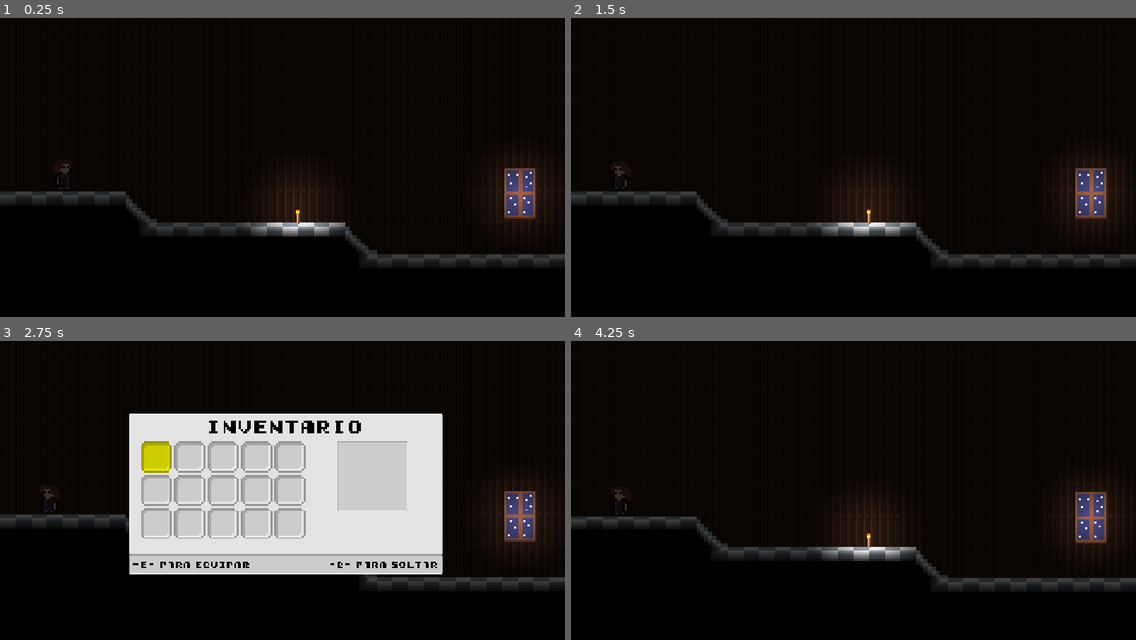
Above: before the commit, frames 1-4 (two rows, left to right).
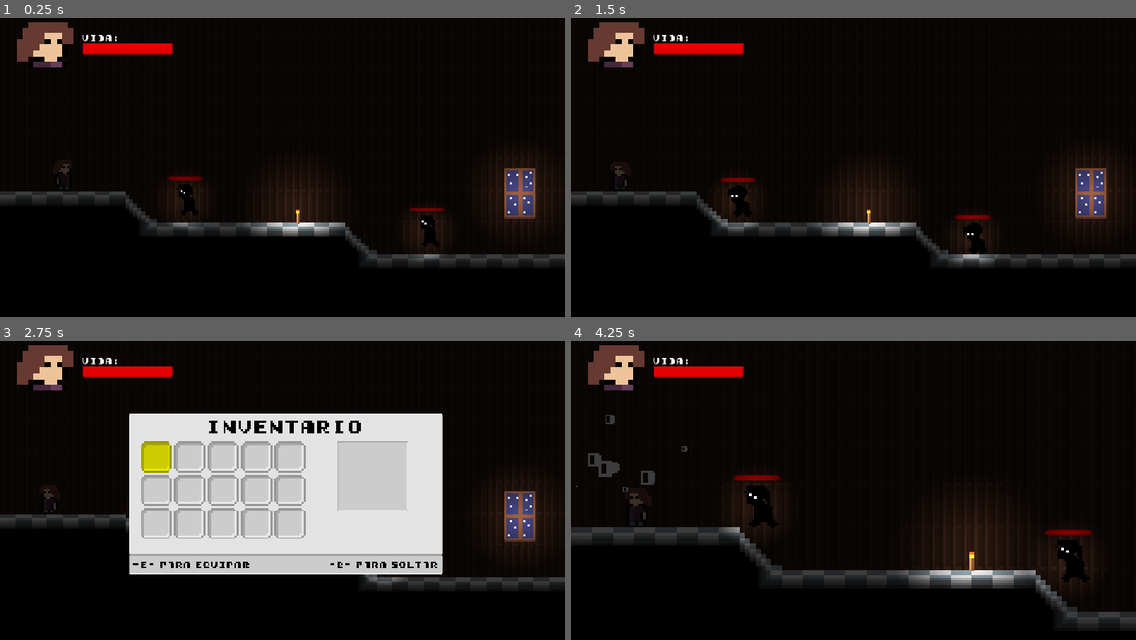
Above: after the commit, the same moments.

Repository: guihPprt/PESSAM-godot-
Game: Godot game, scene res://Worlds/test_world.tscn
The game is run twice, just before and just after one commit, with the same random seed, the same clock (stepped at 60 frames per second) and the same inputs.
Inputs:
- Up to frame 1 (0.25 s): no input
- Up to frame 2 (1.5 s): hold Right (ui_right) from 0.53 s (still down); tap D (a) at 0.6 s; tap Space (jump) at 0.77, 1.07 s; tap A (d) at 0.8, 1.35 s
- Up to frame 3 (2.75 s): tap Space (jump) at 1.52, 1.82 s; tap E (e) at 1.55, 2.1 s; release Right (ui_right) at 2.03 s; hold Left (ui_left) from 2.03 s (still down); tap I (inv) at 2.3 s
- Up to frame 4 (4.25 s): release Left (ui_left) at 2.78 s; hold Right (ui_right) from 2.78 s (still down); tap I (inv) at 2.85 s; tap Space (jump) at 3.02, 3.32, 3.77, 4.07 s; tap Q (q) at 3.05, 3.6 s; hold Shift (atk, bound only after the commit) from 3.53 s (still down); tap F11 (fs) at 4.15 s

The runs differ from the first frame. In frame 1, 2.4% of the frame differs, in the area x 3-79%, y 1-81%; in frame 2, 2.6%; in frame 3, 1.9%; in frame 4, 14%, in the area x 0-100%, y 1-96%.

Commit message:
v0.2

Diff:
--- a/Dialog/dialog_screen.gd
+++ b/Dialog/dialog_screen.gd
@@ -23,10 +23,10 @@
 
 func _process(delta: float) -> void:
 	if Input.is_action_pressed("jump") && _dialog.visible_ratio < 1:
-		_step = 0.01
+		_step = 0.001
 		return
 
-	_step = 0.05
+	_step = 0.02
 	if Input.is_action_just_pressed("jump"):
 		_id += 1
 		if _id == data.size():
--- a/Dialog/dialog_screen.tscn
+++ b/Dialog/dialog_screen.tscn
@@ -82,6 +82,9 @@
 texture = ExtResource("3_fghlt")
 expand_mode = 1
 
+[node name="HSeparator" type="HSeparator" parent="Background/HContainer"]
+layout_mode = 2
+
 [node name="VContainer" type="VBoxContainer" parent="Background/HContainer"]
 layout_mode = 2
 size_flags_horizontal = 3
@@ -99,4 +102,4 @@
 theme_override_colors/default_color = Color(0, 0, 0, 1)
 theme_override_colors/font_shadow_color = Color(1, 1, 1, 0.5294118)
 theme_override_fonts/normal_font = ExtResource("4_ilfcd")
-text = "asdas"
+bbcode_enabled = true
--- a/Inventory/inv_ui.gd
+++ b/Inventory/inv_ui.gd
@@ -8,6 +8,8 @@
 @onready var Slots: Array = $NinePatchRect/GridContainer.get_children()
 @onready var columns: int = $NinePatchRect/GridContainer.columns
 @onready var selected_display := $NinePatchRect/NinePatchRect2/Sprite2D
+
+@onready var inst = $NinePatchRect/NinePatchRect/Label2
 
 var selected_index := 0
 
@@ -63,7 +65,13 @@
 	Slots[selected_index].modulate = Color(1, 1, 0)
 
 func _process(delta: float) -> void:
-	if Input.is_action_just_pressed("inv"):
+
+	if Global.gamepad:
+		inst.text = "-X- Para Equipar                    -B- para soltar"
+	else:
+		inst.text = "-E- Para Equipar                    -Q- para soltar"
+
+	if Input.is_action_just_pressed("inv") && !Global.paused:
 		if is_open:
 			close()
 		else:
--- /dev/null
+++ b/Prefabs/Enimy/enimy.gd
@@ -0,0 +1,75 @@
+extends CharacterBody2D
+
+var body: Node2D = null
+
+var direction = Vector2(-10,0)
+@onready var lifebar = $LifeBar
+var damage_timer = null
+var damage = 10
+var life = 10
+func _ready() -> void:
+	# Inicia o timer de dano ao entrar na cena
+
+	damage_timer = Timer.new()
+	damage_timer.wait_time = 2.0
+	damage_timer.one_shot = false
+	damage_timer.autostart = true
+	damage_timer.timeout.connect(_on_damage_timer_timeout)
+	add_child(damage_timer)
+
+
+
+func _on_damage_timer_timeout() -> void:
+	take_damage()
+
+func on_killed(id):
+	if (id == self):
+		life-=5
+		velocity.x += 500
+		velocity.y -= 500
+		move_and_slide()
+		if life <= 0:
+			$AnimatedSprite2D.visible = false
+			lifebar.visible = false
+			$CPUParticles2D.emitting = true
+			await get_tree().create_timer(.5).timeout
+			queue_free()
+
+func take_damage() -> void:
+	if body != null and body.name == "Player":
+		Global.player["Life"] -= damage
+		# Você pode adicionar animação ou tempo de vida ao texto antes de removê-lo
+		var remove_timer = Timer.new()
+		remove_timer.wait_time = .01
+		remove_timer.one_shot = true
+		remove_timer.autostart = true
+		add_child(remove_timer)
+
+		# Conecta o timeout do timer à função que remove o texto
+		remove_timer.timeout.connect(func():
+			Global.player["AfterLife"] = Global.player["Life"]
+		)
+
+func _process(delta: float) -> void:
+	$AnimatedSprite2D.play("walking")
+	lifebar.value = life
+
+
+
+	velocity = direction
+	if not is_on_floor():
+			velocity += get_gravity() * delta
+	if (position.x < get_tree().current_scene.get_node("Player").position.x):
+		velocity.x = 10
+		$AnimatedSprite2D.scale.x = lerp($AnimatedSprite2D.scale.x,1.0,.15)
+	else:
+		velocity.x = -10
+		$AnimatedSprite2D.scale.x = lerp($AnimatedSprite2D.scale.x,-1.0,.15)
+
+	move_and_slide()
+func _on_area_2d_body_entered(body: Node2D) -> void:
+	self.body = body
+
+func _on_area_2d_body_exited(body: Node2D) -> void:
+	if self.body == body:
+		self.body = null
--- /dev/null
+++ b/Prefabs/Enimy/enimy.tscn
@@ -0,0 +1,120 @@
+[gd_scene load_steps=16 format=3 uid="uid://bbrkcmjh6lfvu"]
+
+[ext_resource type="Script" uid="uid://bnil2ncoe6ln0" path="res://Prefabs/Enimy/enimy.gd" id="1_vp3cu"]
+[ext_resource type="PackedScene" uid="uid://uhdxtdh88e7" path="res://Prefabs/life_bar.tscn" id="2_lggb4"]
+[ext_resource type="Texture2D" uid="uid://dihw4lx00wyb0" path="res://Assets/inv_bg.png" id="3_xumpy"]
+[ext_resource type="Texture2D" uid="uid://bbhd88xfm80hm" path="res://Assets/enimy.png" id="4_3oq7b"]
+
+[sub_resource type="RectangleShape2D" id="RectangleShape2D_guf6u"]
+size = Vector2(17, 16)
+
+[sub_resource type="RectangleShape2D" id="RectangleShape2D_vp3cu"]
+size = Vector2(13, 16)
+
+[sub_resource type="AtlasTexture" id="AtlasTexture_pf8k0"]
+atlas = ExtResource("4_3oq7b")
+region = Rect2(0, 0, 16, 16)
+
+[sub_resource type="AtlasTexture" id="AtlasTexture_42kl2"]
+atlas = ExtResource("4_3oq7b")
+region = Rect2(16, 0, 16, 16)
+
+[sub_resource type="AtlasTexture" id="AtlasTexture_xh4ce"]
+atlas = ExtResource("4_3oq7b")
+region = Rect2(32, 0, 16, 16)
+
+[sub_resource type="AtlasTexture" id="AtlasTexture_aljuy"]
+atlas = ExtResource("4_3oq7b")
+region = Rect2(48, 0, 16, 16)
+
+[sub_resource type="AtlasTexture" id="AtlasTexture_ted6e"]
+atlas = ExtResource("4_3oq7b")
+region = Rect2(64, 0, 16, 16)
+
+[sub_resource type="SpriteFrames" id="SpriteFrames_a5jrq"]
+animations = [{
+"frames": [{
+"duration": 1.0,
+"texture": SubResource("AtlasTexture_pf8k0")
+}, {
+"duration": 1.0,
+"texture": SubResource("AtlasTexture_42kl2")
+}, {
+"duration": 1.0,
+"texture": SubResource("AtlasTexture_xh4ce")
+}, {
+"duration": 1.0,
+"texture": SubResource("AtlasTexture_aljuy")
+}, {
+"duration": 1.0,
+"texture": SubResource("AtlasTexture_ted6e")
+}],
+"loop": true,
+"name": &"walking",
+"speed": 5.0
+}]
+
+[sub_resource type="Gradient" id="Gradient_3oq7b"]
+offsets = PackedFloat32Array(0, 0.36936936)
+colors = PackedColorArray(1, 1, 1, 1, 0, 0, 0, 1)
+
+[sub_resource type="GradientTexture2D" id="GradientTexture2D_pf8k0"]
+gradient = SubResource("Gradient_3oq7b")
+fill = 1
+fill_from = Vector2(0.5, 0.5)
+
+[sub_resource type="Curve" id="Curve_3oq7b"]
+_data = [Vector2(0.02000001, 0), 0.0, 0.0, 0, 0, Vector2(0.40400004, 1), 0.0, 0.0, 0, 0, Vector2(1, 0), 0.0, 0.0, 0, 0]
+point_count = 3
+
+[node name="Enimy" type="CharacterBody2D" groups=["Enimy"]]
+collision_layer = 4
+collision_mask = 4
+script = ExtResource("1_vp3cu")
+
+[node name="Area2D" type="Area2D" parent="."]
+position = Vector2(-9, -8)
+
+[node name="CollisionShape2D" type="CollisionShape2D" parent="Area2D"]
+position = Vector2(8.5, 8)
+shape = SubResource("RectangleShape2D_guf6u")
+
+[node name="CollisionShape2D" type="CollisionShape2D" parent="."]
+position = Vector2(-0.5, 0)
+shape = SubResource("RectangleShape2D_vp3cu")
+
+[node name="LifeBar" parent="." instance=ExtResource("2_lggb4")]
+offset_left = -8.0
+offset_top = -12.0
+offset_right = 29.0
+offset_bottom = -4.0
+scale = Vector2(0.49087793, 0.29276943)
+max_value = 10.0
+value = 10.0
+texture_progress = ExtResource("3_xumpy")
+
+[node name="AnimatedSprite2D" type="AnimatedSprite2D" parent="."]
+position = Vector2(1, 0)
+sprite_frames = SubResource("SpriteFrames_a5jrq")
+animation = &"walking"
+
+[node name="PointLight2D" type="PointLight2D" parent="."]
+position = Vector2(1, 0)
+texture = SubResource("GradientTexture2D_pf8k0")
+
+[node name="CPUParticles2D" type="CPUParticles2D" parent="."]
+emitting = false
+amount = 50
+lifetime = 0.5
+one_shot = true
+explosiveness = 1.0
+spread = 180.0
+gravity = Vector2(0, 0)
+initial_velocity_min = 100.0
+initial_velocity_max = 100.0
+scale_amount_min = 2.0
+scale_amount_max = 4.0
+scale_amount_curve = SubResource("Curve_3oq7b")
+
+[connection signal="body_entered" from="Area2D" to="." method="_on_area_2d_body_entered"]
+[connection signal="body_exited" from="Area2D" to="." method="_on_area_2d_body_exited"]
--- /dev/null
+++ b/Prefabs/Enimy/text_damage.gd
@@ -0,0 +1,5 @@
+extends RigidBody2D
+
+func _ready() -> void:
+	await get_tree().create_timer(2).timeout
+	queue_free()
--- /dev/null
+++ b/Prefabs/Enimy/text_damage.tscn
@@ -0,0 +1,32 @@
+[gd_scene load_steps=5 format=3 uid="uid://bj36feihkvq3d"]
+
+[ext_resource type="FontFile" uid="uid://dn24mngx31dfh" path="res://Assets/Fonts/Early GameBoy.ttf" id="1_er0uw"]
+[ext_resource type="Script" uid="uid://dlfdtvfuivysi" path="res://Prefabs/Enimy/text_damage.gd" id="1_m2d7v"]
+
+[sub_resource type="CircleShape2D" id="CircleShape2D_vp3cu"]
+radius = 8.0
+
+[sub_resource type="LabelSettings" id="LabelSettings_xumpy"]
+font = ExtResource("1_er0uw")
+
+[node name="TextDamage" type="RigidBody2D"]
+collision_layer = 0
+collision_mask = 0
+gravity_scale = 2.0
+linear_velocity = Vector2(400, -200)
+linear_damp_mode = 1
+script = ExtResource("1_m2d7v")
+
+[node name="CollisionShape2D" type="CollisionShape2D" parent="."]
+shape = SubResource("CircleShape2D_vp3cu")
+
+[node name="Label" type="Label" parent="."]
+z_index = 10
+y_sort_enabled = true
+offset_left = -11.0
+offset_top = -5.0
+offset_right = 13.0
+offset_bottom = 5.0
+text = "-10"
+label_settings = SubResource("LabelSettings_xumpy")
+horizontal_alignment = 1
--- a/Prefabs/Player/Player.tscn
+++ b/Prefabs/Player/Player.tscn
@@ -1,9 +1,10 @@
-[gd_scene load_steps=19 format=3 uid="uid://dngwabivtpisl"]
+[gd_scene load_steps=24 format=3 uid="uid://dngwabivtpisl"]
 
 [ext_resource type="Script" uid="uid://rbi2qtl0rgn8" path="res://Prefabs/Player/player.gd" id="1_1cl7s"]
 [ext_resource type="Texture2D" uid="uid://iaspyco4jxxo" path="res://Assets/player.png" id="1_t5con"]
 [ext_resource type="Resource" uid="uid://b7yxpc3b5doxi" path="res://Inventory/PlayerInventory.tres" id="2_c4lgr"]
 [ext_resource type="Texture2D" uid="uid://0rxv4ho055va" path="res://Assets/player_idle.png" id="3_op78j"]
+[ext_resource type="FontFile" uid="uid://dn24mngx31dfh" path="res://Assets/Fonts/Early GameBoy.ttf" id="5_hnr8y"]
 
 [sub_resource type="AtlasTexture" id="AtlasTexture_2lcig"]
 atlas = ExtResource("3_op78j")
@@ -102,6 +103,20 @@
 fill = 1
 fill_from = Vector2(0.5, 0.5)
 
+[sub_resource type="RectangleShape2D" id="RectangleShape2D_op78j"]
+size = Vector2(48, 48)
+
+[sub_resource type="LabelSettings" id="LabelSettings_5virf"]
+font = ExtResource("5_hnr8y")
+font_size = 8
+
+[sub_resource type="ViewportTexture" id="ViewportTexture_ip1bf"]
+viewport_path = NodePath("SubViewport")
+
+[sub_resource type="Curve" id="Curve_4rw4d"]
+_data = [Vector2(0.036000013, 0), 0.0, 0.0, 0, 0, Vector2(0.48400003, 1), 0.0, 0.0, 0, 0, Vector2(0.99600005, 0), 0.0, 0.0, 0, 0]
+point_count = 3
+
 [node name="Player" type="CharacterBody2D"]
 script = ExtResource("1_1cl7s")
 inv = ExtResource("2_c4lgr")
@@ -118,3 +133,43 @@
 scale = Vector2(5.625, 5.625)
 shadow_filter = 1
 texture = SubResource("GradientTexture2D_c4lgr")
+
+[node name="Area2D" type="Area2D" parent="."]
+collision_layer = 4
+collision_mask = 4
+
+[node name="CollisionShape2D" type="CollisionShape2D" parent="Area2D"]
+shape = SubResource("RectangleShape2D_op78j")
+
+[node name="SubViewport" type="SubViewport" parent="."]
+disable_3d = true
+transparent_bg = true
+size = Vector2i(128, 128)
+
+[node name="Label" type="Label" parent="SubViewport"]
+anchors_preset = 8
+anchor_left = 0.5
+anchor_top = 0.5
+anchor_right = 0.5
+anchor_bottom = 0.5
+offset_left = -4.0
+offset_top = -5.0
+offset_right = 4.0
+offset_bottom = 5.0
+grow_horizontal = 2
+grow_vertical = 2
+text = "a"
+label_settings = SubResource("LabelSettings_5virf")
+
+[node name="CPUParticles2D" type="CPUParticles2D" parent="."]
+amount = 10
+texture = SubResource("ViewportTexture_ip1bf")
+lifetime = 0.5
+spread = 180.0
+gravity = Vector2(0, 0)
+initial_velocity_min = 50.0
+initial_velocity_max = 50.0
+scale_amount_curve = SubResource("Curve_4rw4d")
+
+[connection signal="body_entered" from="Area2D" to="." method="_on_area_2d_body_entered"]
+[connection signal="body_exited" from="Area2D" to="." method="_on_area_2d_body_exited"]
--- a/Prefabs/Player/player.gd
+++ b/Prefabs/Player/player.gd
@@ -1,42 +1,61 @@
 extends CharacterBody2D
 
+const SPEED := 100.0
+const JUMP_VELOCITY := -200.0
 
-const SPEED = 100.0
-const JUMP_VELOCITY = -200.0
-@onready var anim = $AnimatedSprite2D
-
-var raw_dir: float = 1
-var dir: float = raw_dir
+@onready var anim: AnimatedSprite2D = $AnimatedSprite2D
+@onready var atk: Area2D = $Area2D
+@onready var aura_text: Label = $SubViewport/Label
+@onready var light: PointLight2D = $PointLight2D
+@onready var particles: CPUParticles2D = $CPUParticles2D
 
 @export var inv: Inventory
 @export var inv_ui: Control
+@export var cam: Camera2D
+@export var aura_zoom := 10.0
+
+signal kill
+
+
+var raw_dir := 1.0
+var dir := raw_dir
+var letters := [
+	"a","b","c","d","e","f","g","h","i","j","k","l","m",
+	"n","o","p","q","r","s","t","u","v","w","x","y","z"
+]
+var enimy_on_proximity: Array = []
 
 func _physics_process(delta: float) -> void:
-	# Add the gravity.
-	if !inv_ui.is_open && !Global.paused:
+	if !inv_ui.is_open and !Global.paused:
+		light.visible = inv.selected and inv.selected.Item and inv.selected.Item.name == "Torch"
 
-		if inv.selected and inv.selected.Item and inv.selected.Item.name == "Torch":
-			$PointLight2D.visible = true
-		else:
-			$PointLight2D.visible = false
 		if not is_on_floor():
 			velocity += get_gravity() * delta
 
-		# Handle jump.
 		if Input.is_action_just_pressed("jump") and is_on_floor():
 			velocity.y = JUMP_VELOCITY
 
-		# Get the input direction and handle the movement/deceleration.
-		# As good practice, you should replace UI actions with custom gameplay actions.
 		var direction := Input.get_axis("d", "a")
-
-		dir = lerp(dir,raw_dir,.15)
+		dir = lerp(dir, raw_dir, 0.15)
 		anim.scale.x = dir
 
+		if Input.is_action_just_released("atk"):
+			for enemy in enimy_on_proximity:
+				aura_text.text = letters[randi_range(0, letters.size()-1)]
+				kill.emit(enemy)
+
+		aura_text.text = letters[randi_range(0, letters.size())-1]
+		if Input.is_action_pressed("atk"):
+			cam.zoom = cam.zoom.lerp(Vector2(aura_zoom, aura_zoom), 0.01)
+			particles.emitting = true
 
 
+		else:
+			cam.zoom = cam.zoom.lerp(Vector2(4.0, 4.0), 0.2)
+			particles.emitting = false
 
-		if direction:
+		if direction != 0:
+			atk.scale.x = direction
 			raw_dir = direction
 			velocity.x = direction * SPEED
 			anim.play("walking")
@@ -48,3 +67,15 @@
 
 func collect(item):
 	inv.Insert(item)
+
+func _on_area_2d_body_entered(body: Node2D) -> void:
+	if body.is_in_group("Enimy"):
+		enimy_on_proximity.append(body)
+		if not is_connected("kill", Callable(body, "on_killed")):
+			kill.connect(Callable(body, "on_killed"))
+
+		get_window().title = body.name
+
+func _on_area_2d_body_exited(body: Node2D) -> void:
+	if body.is_in_group("Enimy"):
+		enimy_on_proximity.erase(body)
--- a/Prefabs/Torch/torch.gd
+++ b/Prefabs/Torch/torch.gd
@@ -4,16 +4,19 @@
 
 var prox = false
 var player = null
+@onready var interact_text = $Label
+
+
 
 var _dialog_data: Dictionary = {
 	0: {
 		"faceset": "res://Dialog/Assets/faceset_player.png",
-		"dialog": "CARAI VIADO UMA TOCHA",
+		"dialog": "CARAI [wave][rainbow freq=.7 sat=.8 val=0.8 speed=3.0]VIADO[/rainbow][/wave] UMA TOCHA",
 		"title": "Player"
 	},
 	1: {
 		"faceset": "res://Assets/Icons/torch.png",
-		"dialog": "CARAI VIADO UMA MULHER DEPRESSIVA QUE VAI SE MATAR",
+		"dialog": "CARAI VIADO UMA MULHER [shake]DEPRESSIVA[/shake] QUE VAI SE [wave]MATAR[/wave]",
 		"title": "Tocha"
 	}
 }
@@ -31,6 +34,11 @@
 # Called every frame. 'delta' is the elapsed time since the previous frame.
 func _process(delta: float) -> void:
 	$Label.position.y += -sin(Time.get_ticks_msec()*.010)*.2
+
+	if Global.gamepad:
+		interact_text.text = "-X-"
+	else:
+		interact_text.text = "-E-"
 
 	if prox:
 		if Input.is_action_just_pressed("e"):
--- /dev/null
+++ b/Prefabs/life_bar.tscn
@@ -0,0 +1,20 @@
+[gd_scene load_steps=2 format=3 uid="uid://uhdxtdh88e7"]
+
+[ext_resource type="Texture2D" uid="uid://8ilnt27rit8g" path="res://Assets/slot.png" id="1_243a3"]
+
+[node name="LifeBar" type="TextureProgressBar"]
+anchors_preset = 15
+anchor_right = 1.0
+anchor_bottom = 1.0
+offset_right = -1088.0
+offset_bottom = -640.0
+grow_horizontal = 2
+grow_vertical = 2
+nine_patch_stretch = true
+stretch_margin_left = 4
+stretch_margin_top = 4
+stretch_margin_right = 4
+stretch_margin_bottom = 4
+texture_under = ExtResource("1_243a3")
+texture_progress = ExtResource("1_243a3")
+tint_progress = Color(1, 0, 0, 1)
--- a/Scripts/controller.gd
+++ b/Scripts/controller.gd
@@ -5,10 +5,19 @@
 func _ready() -> void:
 	mobile_hud = get_tree().current_scene.get_node("MobileHUD")
 
+
 	if OS.get_name() != "Android":
+		Global.on_phone = false
 		mobile_hud.queue_free()
 
 func _process(delta: float) -> void:
+
+	var joypads = Input.get_connected_joypads()
+
+	if joypads.size() > 0 or Global.on_phone:
+		Global.gamepad = true
+	else:
+		Global.gamepad = false
 	if Input.is_action_just_pressed("fs"):
 		if Global.fullscreen:
 			Global.fullscreen = false
--- a/Scripts/global.gd
+++ b/Scripts/global.gd
@@ -7,3 +7,10 @@
 var on_phone = true
 var on_inv = false
 var on_dialog = false
+var gamepad = false
+
+var player = {
+	"Life": 100,
+	"Mana": 100,
+	"AfterLife": 100,
+}
--- /dev/null
+++ b/UI/stats_ui.gd
@@ -0,0 +1,12 @@
+extends Control
+
+@onready var LifeProgress = $LifeProgress
+@onready var DamageText = preload("res://Prefabs/Enimy/text_damage.tscn")
+
+func _process(delta: float) -> void:
+	LifeProgress.value = lerp(float(LifeProgress.value),float(Global.player["Life"]),.5)
+	if Global.player["AfterLife"] != Global.player["Life"]:
+		var dtext = DamageText.instantiate()
+		add_child(dtext)
+		dtext.get_node("Label").text = "-"+str(Global.player["AfterLife"] - Global.player["Life"])
+		dtext.global_position = $Node2D.global_position
--- /dev/null
+++ b/UI/stats_ui.tscn
@@ -0,0 +1,59 @@
+[gd_scene load_steps=8 format=3 uid="uid://b42yfxqd7r1lk"]
+
+[ext_resource type="Script" uid="uid://c06o2vd0qy53c" path="res://UI/stats_ui.gd" id="1_k0jlt"]
+[ext_resource type="Texture2D" uid="uid://dj3r4hwe7fls3" path="res://Dialog/Assets/faceset_player.png" id="1_ka01j"]
+[ext_resource type="Texture2D" uid="uid://8ilnt27rit8g" path="res://Assets/slot.png" id="2_k0jlt"]
+[ext_resource type="Texture2D" uid="uid://dihw4lx00wyb0" path="res://Assets/inv_bg.png" id="3_mo5x0"]
+[ext_resource type="FontFile" uid="uid://dn24mngx31dfh" path="res://Assets/Fonts/Early GameBoy.ttf" id="4_pbcj3"]
+
+[sub_resource type="LabelSettings" id="LabelSettings_w8qnd"]
+font = ExtResource("4_pbcj3")
+
+[sub_resource type="AnimationLibrary" id="AnimationLibrary_mo5x0"]
+
+[node name="StatsUI" type="Control"]
+layout_mode = 3
+anchors_preset = 15
+anchor_right = 1.0
+anchor_bottom = 1.0
+grow_horizontal = 2
+grow_vertical = 2
+script = ExtResource("1_k0jlt")
+
+[node name="Faceset" type="TextureRect" parent="."]
+layout_mode = 0
+offset_right = 184.0
+offset_bottom = 184.0
+texture = ExtResource("1_ka01j")
+
+[node name="Node2D" type="Node2D" parent="."]
+position = Vector2(356, 96)
+
+[node name="LifeProgress" type="TextureProgressBar" parent="."]
+layout_mode = 0
+offset_left = 168.0
+offset_top = 88.0
+offset_right = 352.0
+offset_bottom = 112.0
+value = 29.0
+nine_patch_stretch = true
+stretch_margin_left = 4
+stretch_margin_top = 4
+stretch_margin_right = 4
+stretch_margin_bottom = 4
+texture_under = ExtResource("2_k0jlt")
+texture_progress = ExtResource("3_mo5x0")
+tint_progress = Color(1, 0, 0, 1)
+
+[node name="Life" type="Label" parent="LifeProgress"]
+layout_mode = 0
+offset_top = -19.0
+offset_right = 80.0
+offset_bottom = 4.0
+text = "Vida:"
+label_settings = SubResource("LabelSettings_w8qnd")
+
+[node name="AnimationPlayer" type="AnimationPlayer" parent="."]
+libraries = {
+&"": SubResource("AnimationLibrary_mo5x0")
+}
--- a/Worlds/test_world.tscn
+++ b/Worlds/test_world.tscn
@@ -1,13 +1,15 @@
-[gd_scene load_steps=12 format=4 uid="uid://c4pbsg3uuoixp"]
+[gd_scene load_steps=14 format=4 uid="uid://c4pbsg3uuoixp"]
 
 [ext_resource type="Texture2D" uid="uid://dg5vhavpn5j4c" path="res://Assets/tileset.png" id="1_3xrbq"]
 [ext_resource type="Texture2D" uid="uid://ds3e06pgpaxgv" path="res://Assets/house1_bg.png" id="1_jbqd0"]
 [ext_resource type="PackedScene" uid="uid://dngwabivtpisl" path="res://Prefabs/Player/Player.tscn" id="2_0n0fo"]
 [ext_resource type="PackedScene" uid="uid://bu4e6vs2gnijc" path="res://Prefabs/Torch/Torch.tscn" id="4_vn3tm"]
 [ext_resource type="PackedScene" uid="uid://bbj5uvtv6iy28" path="res://Inventory/inv_ui.tscn" id="5_7u6cd"]
+[ext_resource type="PackedScene" uid="uid://b42yfxqd7r1lk" path="res://UI/stats_ui.tscn" id="6_21ahh"]
 [ext_resource type="PackedScene" uid="uid://cfveyhl8fhyrn" path="res://Phone/phone_ui.tscn" id="6_tbl1j"]
 [ext_resource type="PackedScene" uid="uid://c1lnf7h0lodoq" path="res://Prefabs/Window/window.tscn" id="6_ypwe8"]
 [ext_resource type="Script" uid="uid://chgvsdd83lvva" path="res://Scripts/controller.gd" id="7_u04th"]
+[ext_resource type="PackedScene" uid="uid://bbrkcmjh6lfvu" path="res://Prefabs/Enimy/enimy.tscn" id="10_5mb5f"]
 
 [sub_resource type="CanvasItemMaterial" id="CanvasItemMaterial_vn3tm"]
 blend_mode = 3
@@ -70,7 +72,7 @@
 
 [sub_resource type="TileSet" id="TileSet_jbqd0"]
 occlusion_layer_0/light_mask = 1
-physics_layer_0/collision_layer = 3
+physics_layer_0/collision_layer = 255
 physics_layer_0/collision_mask = 3
 terrain_set_0/mode = 0
 terrain_set_0/terrain_0/name = "Fora"
@@ -92,8 +94,19 @@
 tile_map_data = PackedByteArray("AAD+/wEAAAAAAAMAAAD//wEAAAAAAAMAAAAAAAEAAAAAAAMAAAABAAEAAAAAAAMAAAACAAEAAAACAAMAAAADAA …(864 unchanged characters)…
 tile_set = SubResource("TileSet_jbqd0")
 
-[node name="Player" parent="." node_paths=PackedStringArray("inv_ui") instance=ExtResource("2_0n0fo")]
+[node name="Window" parent="." instance=ExtResource("6_ypwe8")]
+position = Vector2(233, 17)
+
+[node name="Enimy2" parent="." instance=ExtResource("10_5mb5f")]
+position = Vector2(187, 32)
+
+[node name="Enimy" parent="." instance=ExtResource("10_5mb5f")]
+position = Vector2(64, 16)
+
+[node name="Player" parent="." node_paths=PackedStringArray("inv_ui", "cam") instance=ExtResource("2_0n0fo")]
 inv_ui = NodePath("../HUD/inv_ui")
+cam = NodePath("Camera2D")
+aura_zoom = 8.0
 
 [node name="Camera2D" type="Camera2D" parent="Player"]
 zoom = Vector2(4, 4)
@@ -113,10 +126,9 @@
 
 [node name="HUD" type="CanvasLayer" parent="."]
 
+[node name="StatsUI" parent="HUD" instance=ExtResource("6_21ahh")]
+
 [node name="inv_ui" parent="HUD" instance=ExtResource("5_7u6cd")]
-
-[node name="Window" parent="." instance=ExtResource("6_ypwe8")]
-position = Vector2(233, 17)
 
 [node name="Node2D" type="Node2D" parent="."]
 script = ExtResource("7_u04th")
--- a/project.godot
+++ b/project.godot
@@ -27,6 +27,10 @@
 
 enabled=PackedStringArray()
 
+[global_group]
+
+Enimy="Enimies"
+
 [input]
 
 d={
@@ -51,7 +55,7 @@
 }
 inv={
 "deadzone": 0.2,
-"events": [Object(InputEventJoypadButton,"resource_local_to_scene":false,"resource_name":"","device":-1,"button_index":1,"pressure":0.0,"pressed":true,"script":null)
+"events": [Object(InputEventJoypadButton,"resource_local_to_scene":false,"resource_name":"","device":-1,"button_index":3,"pressure":0.0,"pressed":true,"script":null)
 , Object(InputEventKey,"resource_local_to_scene":false,"resource_name":"","device":-1,"window_id":0,"alt_pressed":false …(183 unchanged characters)…
 ]
 }
@@ -64,12 +68,18 @@
 q={
 "deadzone": 0.2,
 "events": [Object(InputEventKey,"resource_local_to_scene":false,"resource_name":"","device":-1,"window_id":0,"alt_press …(192 unchanged characters)…
-, Object(InputEventJoypadButton,"resource_local_to_scene":false,"resource_name":"","device":-1,"button_index":3,"pressure":0.0,"pressed":true,"script":null)
+, Object(InputEventJoypadButton,"resource_local_to_scene":false,"resource_name":"","device":-1,"button_index":1,"pressure":0.0,"pressed":true,"script":null)
 ]
 }
 fs={
 "deadzone": 0.2,
 "events": [Object(InputEventKey,"resource_local_to_scene":false,"resource_name":"","device":-1,"window_id":0,"alt_press …(195 unchanged characters)…
+]
+}
+atk={
+"deadzone": 0.2,
+"events": [Object(InputEventKey,"resource_local_to_scene":false,"resource_name":"","device":-1,"window_id":0,"alt_pressed":false,"shift_pressed":false,"ctrl_pressed":false,"meta_pressed":false,"pressed":false,"keycode":0,"physical_keycode":4194325,"key_label":0,"unicode":0,"location":0,"echo":false,"script":null)
+, Object(InputEventJoypadButton,"resource_local_to_scene":false,"resource_name":"","device":-1,"button_index":10,"pressure":0.0,"pressed":true,"script":null)
 ]
 }
 
@@ -80,3 +90,5 @@
 renderer/rendering_method="gl_compatibility"
 renderer/rendering_method.mobile="gl_compatibility"
 textures/vram_compression/import_etc2_astc=true
+anti_aliasing/screen_space_roughness_limiter/enabled=false
+anti_aliasing/quality/smaa_edge_detection_threshold=0.01
Binary file added: Assets/enimy.png
Not shown, added: Assets/enimy.png.import
Binary file added: Assets/fumaca.ase
Binary file added: Assets/fumaca.png
Not shown, added: Assets/fumaca.png.import
Not shown, added: Prefabs/Enimy/enimy.gd.uid
Not shown, added: Prefabs/Enimy/text_damage.gd.uid
Not shown, added: UI/stats_ui.gd.uid
Not shown, changed: export_presets.cfg
